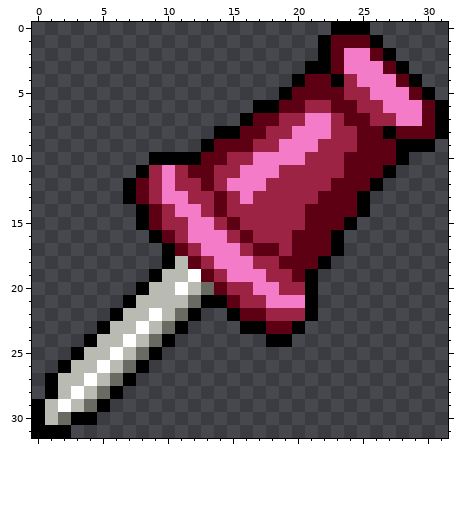
A pixel-art sprite gets an edit: assets/images/encounters/map/pushpin.png. The first picture shows the starting point.
The file is 32x32 pixels.
Once edited:
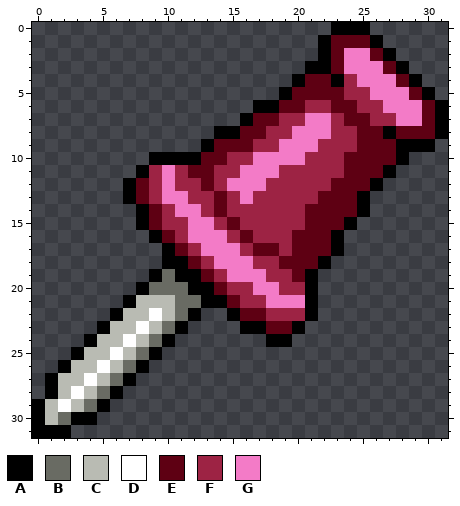
Palette (. is transparent): A #000000  B #696b63  C #b9bbb3  D #ffffff  E #5e0013  F #9d2344  G #f37bc7
Edits made:
Changed rows in their new state; - is an unchanged pixel.
first column x 9:
18 --A--
19 -BAA-
20 BBBAA
21 --B--
